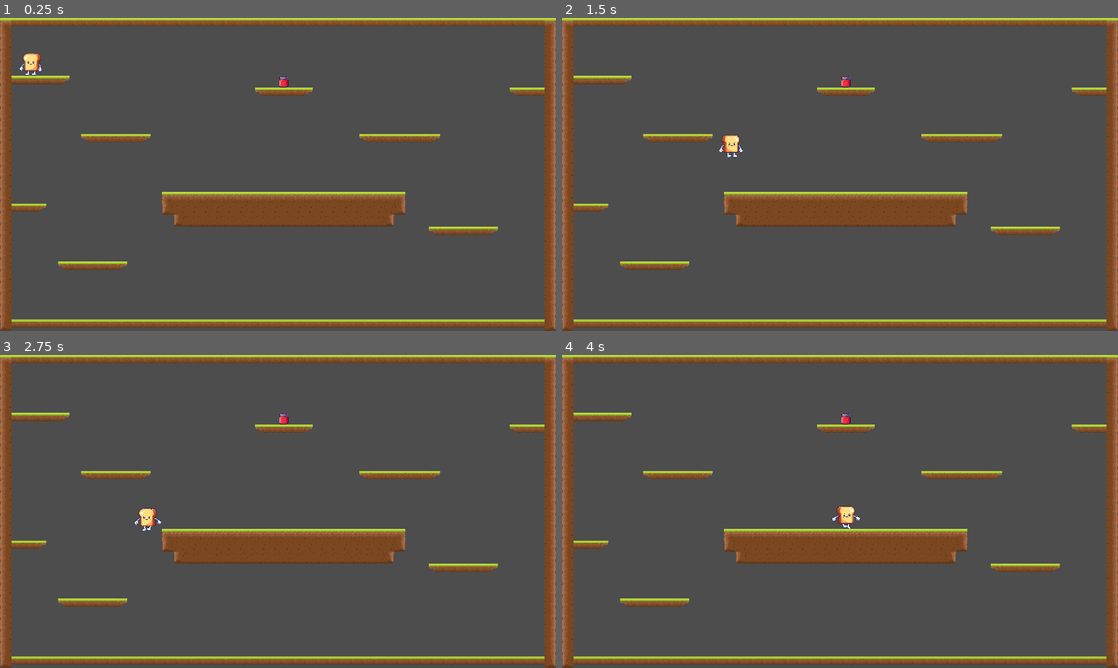
Above: before the commit, frames 1-4 (two rows, left to right).
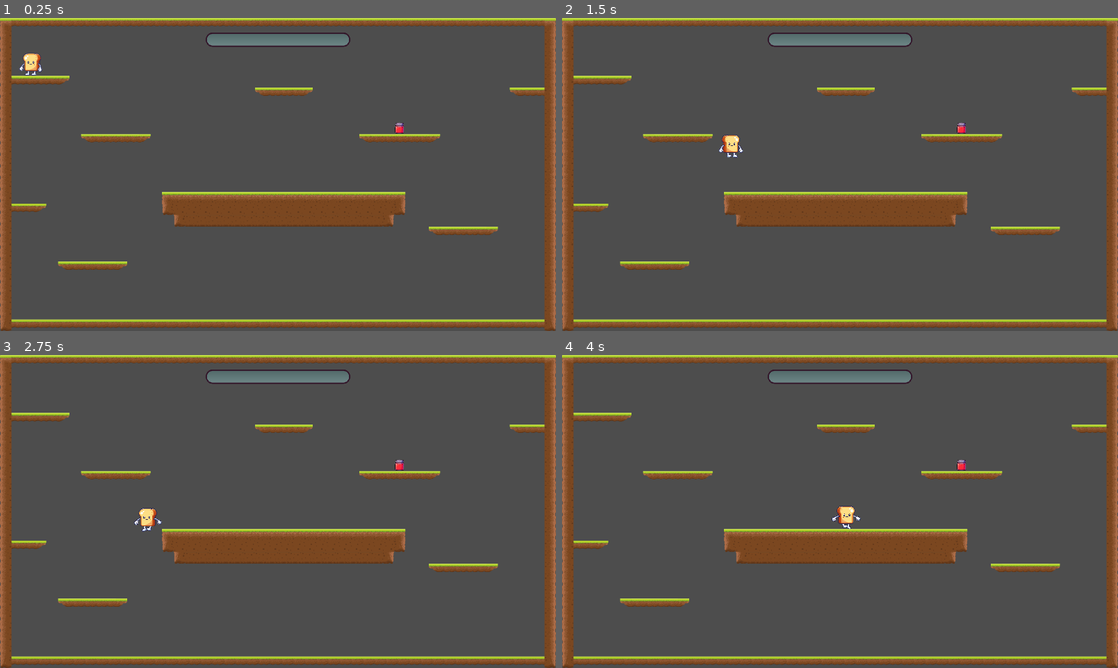
Above: after the commit, the same moments.

Repository: Alliance-of-Numpties/terry-toastington
Game: Godot game, scene res://scenes/level1.tscn
The game is run twice, just before and just after one commit, with the same random seed, the same clock (stepped at 60 frames per second) and the same inputs. This scene is started directly instead of the project's main scene.
Inputs:
- Up to frame 1 (0.25 s): no input
- Up to frame 2 (1.5 s): tap Enter at 0.5 s; hold D (right) from 0.53 s (still down); tap Space (jump) at 0.77 s
- Up to frame 3 (2.75 s): tap Space (jump) at 1.52 s; release D (right) at 2.03 s; hold A (left) from 2.03 s (still down)
- Up to frame 4 (4 s): release A (left) at 2.78 s; hold D (right) from 2.78 s (still down); tap Space (jump) at 3.02, 3.77 s

The runs differ from the first frame. In frame 1, 1.3% of the frame differs, in the area x 37-73%, y 4-37%; in frame 2, 1.3%; in frame 3, 1.3%; in frame 4, 1.3%.

Commit message:
Add jam points progress bar

Diff:
--- /dev/null
+++ b/progress-bar/over.svg
@@ -0,0 +1,9 @@
+<?xml version="1.0" encoding="UTF-8" standalone="no"?>
+<!DOCTYPE svg PUBLIC "-//W3C//DTD SVG 1.1//EN" "http://www.w3.org/Graphics/SVG/1.1/DTD/svg11.dtd">
+<svg width="100%" height="100%" viewBox="0 0 500 50" version="1.1" xmlns="http://www.w3.org/2000/svg" xmlns:xlink="http://www.w3.org/1999/xlink" xml:space="preserve" xmlns:serif="http://www.serif.com/" style="fill-rule:evenodd;clip-rule:evenodd;stroke-linejoin:round;stroke-miterlimit:2;">
+    <g transform="matrix(1,0,0,1,-12,-339)">
+        <g id="Over" transform="matrix(0.521376,0,0,0.510204,4.70073,300.224)">
+            <path d="M973,125C973,152.044 951.514,174 925.05,174L61.95,174C35.486,174 14,152.044 14,125C14,97.956 35.486,76 61.95,76L925.05,76C951.514,76 973,97.956 973,125ZM964.049,125C964.049,103.004 946.574,85.147 925.05,85.147L61.95,85.147C40.426,85.147 22.951,103.004 22.951,125C22.951,146.996 40.426,164.853 61.95,164.853L925.05,164.853C946.574,164.853 964.049,146.996 964.049,125Z" style="fill:rgb(51,21,41);"/>
+        </g>
+    </g>
+</svg>
--- /dev/null
+++ b/progress-bar/progress.svg
@@ -0,0 +1,26 @@
+<?xml version="1.0" encoding="UTF-8" standalone="no"?>
+<!DOCTYPE svg PUBLIC "-//W3C//DTD SVG 1.1//EN" "http://www.w3.org/Graphics/SVG/1.1/DTD/svg11.dtd">
+<svg width="100%" height="100%" viewBox="0 0 500 50" version="1.1" xmlns="http://www.w3.org/2000/svg" xmlns:xlink="http://www.w3.org/1999/xlink" xml:space="preserve" xmlns:serif="http://www.serif.com/" style="fill-rule:evenodd;clip-rule:evenodd;stroke-linejoin:round;stroke-miterlimit:2;">
+    <g transform="matrix(1,0,0,1,-12,-339)">
+        <g transform="matrix(0.521376,0,0,0.510204,4.70073,300.224)">
+            <path d="M973,125C973,97.956 951.514,76 925.05,76L61.95,76C35.486,76 14,97.956 14,125C14,152.044 35.486,174 61.95,174L925.05,174C951.514,174 973,152.044 973,125Z" style="fill:url(#_Linear1);"/>
+            <clipPath id="_clip2">
+                <path d="M973,125C973,97.956 951.514,76 925.05,76L61.95,76C35.486,76 14,97.956 14,125C14,152.044 35.486,174 61.95,174L925.05,174C951.514,174 973,152.044 973,125Z"/>
+            </clipPath>
+            <g clip-path="url(#_clip2)">
+                <g transform="matrix(0.959,0,0,0.98,2.492,-103.34)">
+                    <path d="M951,195L951,213L966,213C976.947,213 986.873,217.407 994.099,224.542C996.796,227.206 1000.12,225.779 998.897,222.178C993.548,206.382 978.593,195 961,195L951,195Z" style="fill:rgb(138,255,234);"/>
+                </g>
+                <g transform="matrix(0.978,0,0,0.8,10.857,26.96)">
+                    <rect x="56.165" y="76" width="867.807" height="22.05" style="fill:rgb(138,255,234);"/>
+                </g>
+                <g transform="matrix(0.959,0,0,0.98,2.492,-103.34)">
+                    <path d="M66,213L55,213C45.36,213 36.513,216.417 29.603,222.105C27.376,223.939 25.067,221.88 26.362,218.935C32.554,204.848 46.636,195 63,195L66,195L66,213Z" style="fill:rgb(138,255,234);"/>
+                </g>
+            </g>
+        </g>
+    </g>
+    <defs>
+        <linearGradient id="_Linear1" x1="0" y1="0" x2="1" y2="0" gradientUnits="userSpaceOnUse" gradientTransform="matrix(4.99135e-15,83.3,-81.515,5.10065e-15,494.459,82.86)"><stop offset="0" style="stop-color:rgb(92,227,237);stop-opacity:1"/><stop offset="1" style="stop-color:rgb(0,154,158);stop-opacity:1"/></linearGradient>
+    </defs>
+</svg>
--- /dev/null
+++ b/progress-bar/under.svg
@@ -0,0 +1,12 @@
+<?xml version="1.0" encoding="UTF-8" standalone="no"?>
+<!DOCTYPE svg PUBLIC "-//W3C//DTD SVG 1.1//EN" "http://www.w3.org/Graphics/SVG/1.1/DTD/svg11.dtd">
+<svg width="100%" height="100%" viewBox="0 0 500 50" version="1.1" xmlns="http://www.w3.org/2000/svg" xmlns:xlink="http://www.w3.org/1999/xlink" xml:space="preserve" xmlns:serif="http://www.serif.com/" style="fill-rule:evenodd;clip-rule:evenodd;stroke-linejoin:round;stroke-miterlimit:2;">
+    <g transform="matrix(1,0,0,1,-12,-339)">
+        <g id="Background" transform="matrix(0.521376,0,0,0.510204,4.70073,300.224)">
+            <path d="M973,125C973,97.956 951.514,76 925.05,76L61.95,76C35.486,76 14,97.956 14,125C14,152.044 35.486,174 61.95,174L925.05,174C951.514,174 973,152.044 973,125Z" style="fill:url(#_Linear1);"/>
+        </g>
+    </g>
+    <defs>
+        <linearGradient id="_Linear1" x1="0" y1="0" x2="1" y2="0" gradientUnits="userSpaceOnUse" gradientTransform="matrix(-1.80023e-14,98,-95.9,-1.76165e-14,493.5,76)"><stop offset="0" style="stop-color:rgb(80,103,103);stop-opacity:1"/><stop offset="1" style="stop-color:rgb(112,138,138);stop-opacity:1"/></linearGradient>
+    </defs>
+</svg>
--- /dev/null
+++ b/scenes/level1.gd
@@ -0,0 +1,3 @@
+extends Node2D
+
+@export var target_jam_points = 15
--- a/scenes/level1.tscn
+++ b/scenes/level1.tscn
@@ -1,10 +1,19 @@
-[gd_scene load_steps=4 format=3 uid="uid://drl07qwrgk6kx"]
+[gd_scene load_steps=9 format=3 uid="uid://drl07qwrgk6kx"]
 
+[ext_resource type="Script" path="res://scenes/level1.gd" id="1_5kmul"]
 [ext_resource type="Script" path="res://scripts/spawn_jam.gd" id="1_7b17x"]
 [ext_resource type="TileSet" uid="uid://s6jr1v8akh6q" path="res://tiles.tres" id="1_43yrp"]
 [ext_resource type="PackedScene" uid="uid://yamxyc1blu1w" path="res://scenes/player.tscn" id="1_f04fc"]
+[ext_resource type="Texture2D" uid="uid://dmyojgbqeo1sb" path="res://progress-bar/under.svg" id="4_petha"]
+[ext_resource type="Script" path="res://scripts/UI.gd" id="4_rnuko"]
+[ext_resource type="Texture2D" uid="uid://bu3hk4nyisxj2" path="res://progress-bar/over.svg" id="5_u5xq3"]
+[ext_resource type="Texture2D" uid="uid://i08o0n0rqatx" path="res://progress-bar/progress.svg" id="6_25mwa"]
 
-[node name="Level 1" type="Node2D"]
+[node name="Level 1" type="Node2D" groups=["Level"]]
+script = ExtResource("1_5kmul")
+target_jam_points = 3
+
+[node name="Jam Spawner" type="Node2D" parent="."]
 script = ExtResource("1_7b17x")
 
 [node name="Player" parent="." groups=["Player"] instance=ExtResource("1_f04fc")]
@@ -15,4 +24,24 @@
 format = 2
 layer_0/tile_data = PackedInt32Array(1703983, 262145, 3, 1638447, 196609, 1, 1572911, 196609, 1, 1507375, 196609, 1, 14 …(4692 unchanged characters)…
 
-[connection signal="got_jam" from="Player" to="." method="_on_player_got_jam"]
+[node name="UI" type="Node2D" parent="."]
+script = ExtResource("4_rnuko")
+
+[node name="HBoxContainer" type="HBoxContainer" parent="UI"]
+offset_left = 50.0
+offset_top = 50.0
+offset_right = 1870.0
+offset_bottom = 1030.0
+alignment = 1
+
+[node name="PointsBar" type="TextureProgressBar" parent="UI/HBoxContainer" groups=["PointsBar"]]
+layout_mode = 2
+max_value = 15.0
+value = 5.0
+texture_under = ExtResource("4_petha")
+texture_over = ExtResource("5_u5xq3")
+texture_progress = ExtResource("6_25mwa")
+texture_progress_offset = Vector2(2.08165e-12, 2.08165e-12)
+
+[connection signal="got_jam" from="Player" to="UI" method="_on_player_got_jam"]
+[connection signal="got_jam" from="Player" to="Jam Spawner" method="_on_player_got_jam"]
--- /dev/null
+++ b/scripts/UI.gd
@@ -0,0 +1,15 @@
+extends Node2D
+
+
+func get_bar():
+	return get_tree().get_first_node_in_group("PointsBar")
+
+
+func _ready():
+	get_bar().value = 0
+	get_bar().max_value = get_tree().get_first_node_in_group("Level").target_jam_points
+
+
+func _on_player_got_jam():
+	var player = get_tree().get_first_node_in_group("Player")
+	get_bar().value = player.jam_points
--- a/scripts/spawn_jam.gd
+++ b/scripts/spawn_jam.gd
@@ -16,7 +16,7 @@
 		target_spawn = choose_random(spawn_points)
 
 	var jam_instance = jam_scene.instantiate()
-	add_child(jam_instance)
+	add_sibling(jam_instance)
 	jam_instance.global_position = target_spawn.global_position
 
 
--- a/tiles.tres
+++ b/tiles.tres
@@ -9,7 +9,6 @@
 scenes/1/scene = ExtResource("1_7iir2")
 scenes/2/scene = ExtResource("2_4bhwh")
 scenes/3/scene = ExtResource("3_m1ix3")
-scenes/3/display_placeholder = ExtResource("3_m1ix3")
 
 [sub_resource type="TileSetAtlasSource" id="TileSetAtlasSource_818o3"]
 texture = ExtResource("1_cl5sa")
Not shown, added: progress-bar/over.svg.import
Not shown, added: progress-bar/progress.svg.import
Not shown, added: progress-bar/under.svg.import
